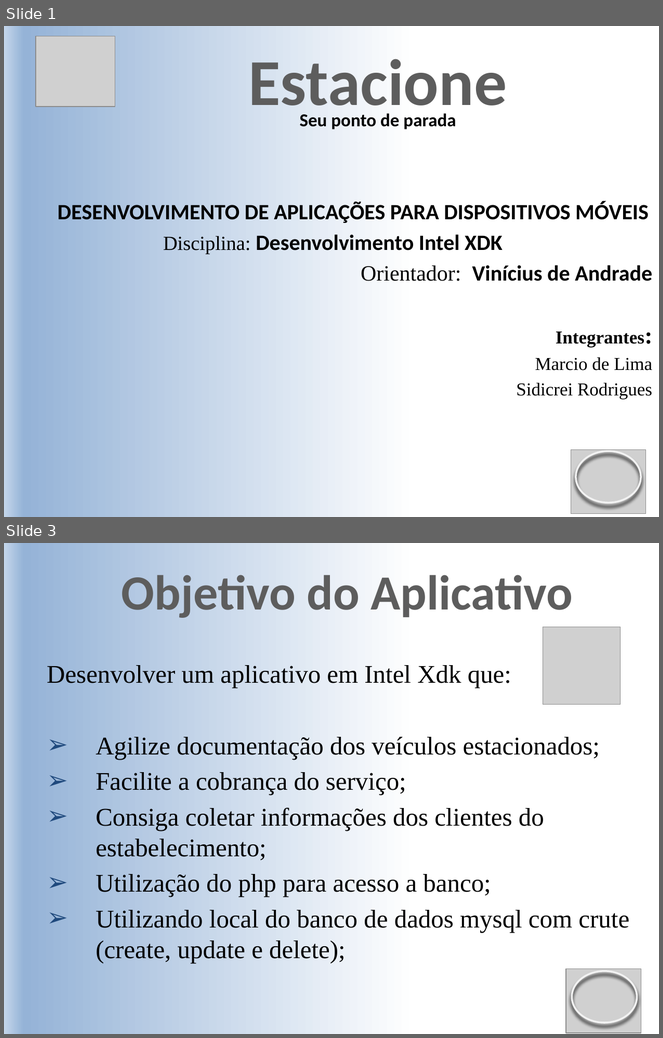
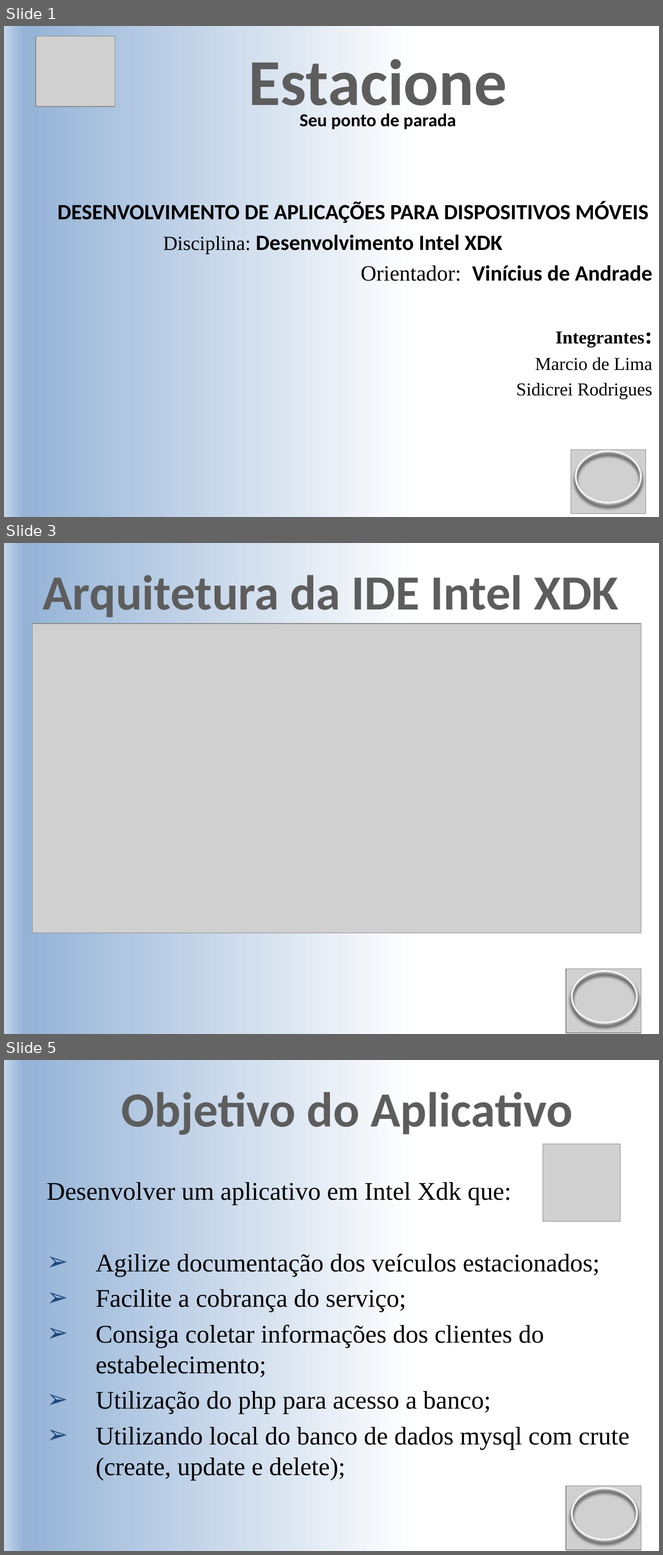
Before and after one commit to Sidicrei/estacioneapp, a slide deck: apres-intelxdk.pptx. Shown one above the other, each under a label of ours: slides 1 and 3 before the commit, slides 1, 3 and 5 after it; the slides between them are not shown. The pictures are 663x1038 and 663x1555 pixels, drawn with LibreOffice and Linux fonts; fonts in the diff are those of the drawing; grey boxes stand for pictures. Boxes give left, top, right and bottom in pixels: in the first picture for what was removed or moved away, otherwise in the second. Text is boxed around its words. In the diff, an @@ line names an element or a change of style, - is before the commit and + after.

```diff
--- a/apres-intelxdk.pptx
+++ b/apres-intelxdk.pptx
@@ slide 3 added at box(4, 543, 659, 1034), background gradient #5E9EFF to #85C2FF to #C4D6EB to #95B3D7 to #FFFFFF @@
@@ text added at box(43, 569, 619, 622), 54 pt, text gradient #555555 to #5D5D5D to #000000, bold @@
+Arquitetura da IDE Intel XDK
@@ picture added at box(32, 624, 641, 934) @@
@@ picture added at box(566, 969, 642, 1034) @@
@@ ellipse added at box(572, 971, 637, 1023), outline #F2F2F2 2 pt @@
@@ what was slide 3 is now slide 5 @@
```
Also in this commit, not shown: 2 slides changed, 1 other slide added.
